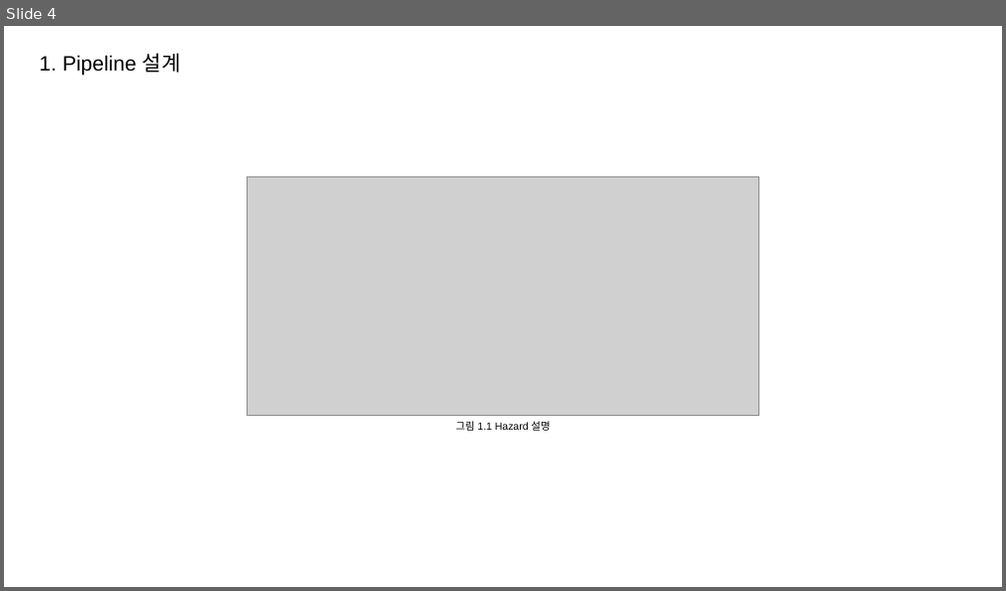
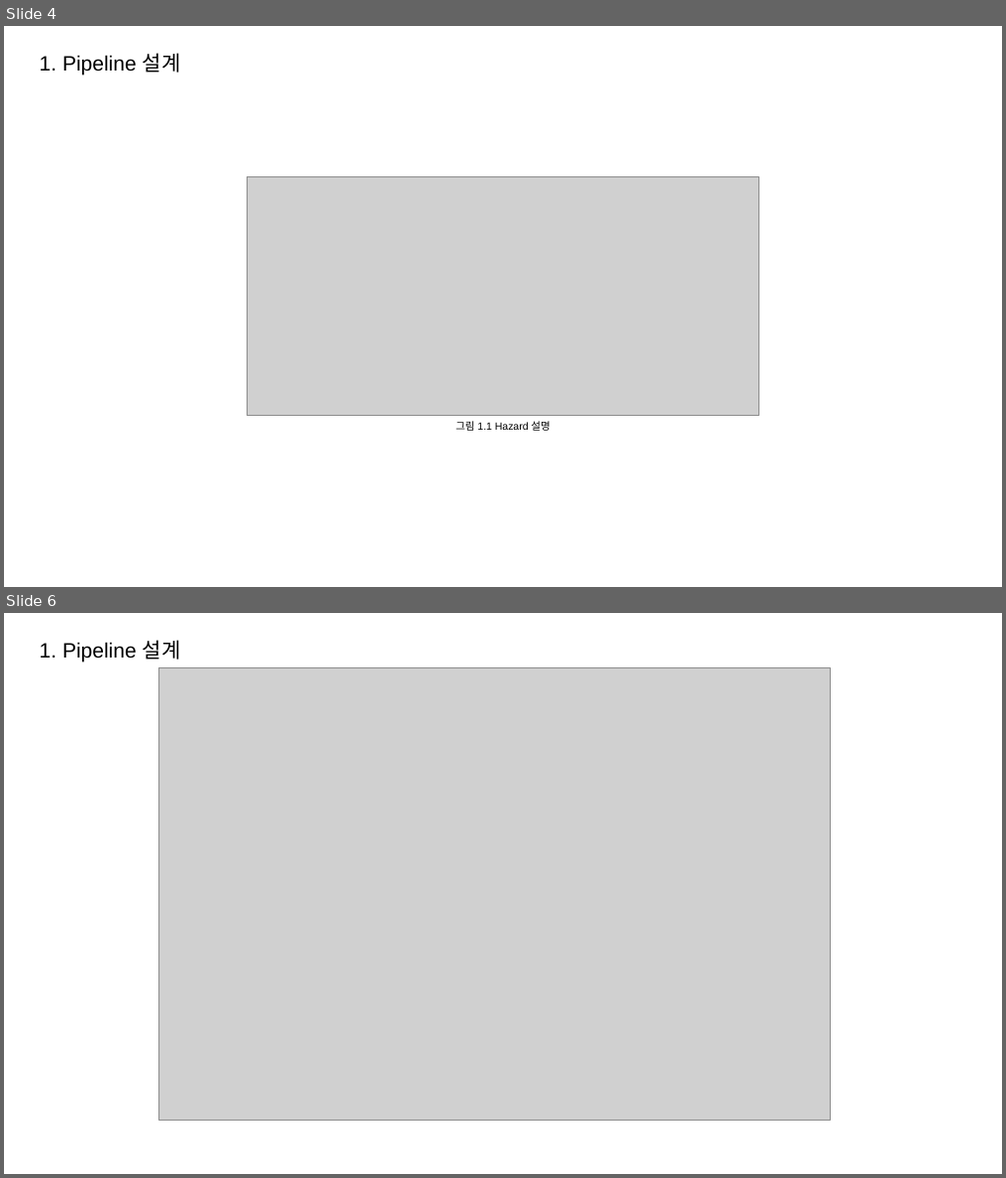
Before and after one commit to KanggJongghyeon/SoC_Design, a slide deck: Document/SoC_Design.pptx. Shown one above the other, each under a label of ours: slide 4 before the commit, slides 4 and 6 after it; the slides between them are not shown. The pictures are 1006x591 and 1006x1178 pixels, drawn with LibreOffice and Linux fonts; fonts in the diff are those of the drawing; grey boxes stand for pictures. Boxes give left, top, right and bottom in pixels: in the first picture for what was removed or moved away, otherwise in the second. Text is boxed around its words. In the diff, an @@ line names an element or a change of style, - is before the commit and + after.

```diff
--- a/Document/SoC_Design.pptx
+++ b/Document/SoC_Design.pptx
@@ slide 6 added at (4,613,1002,1174), background #FFFFFF @@
@@ text added at (40,640,181,662), 20 pt, text #000000 @@
+1. Pipeline 설계
@@ picture added at (159,667,832,1120) @@
```
Also in this commit, not shown: 1 slide changed, 4 other files.
